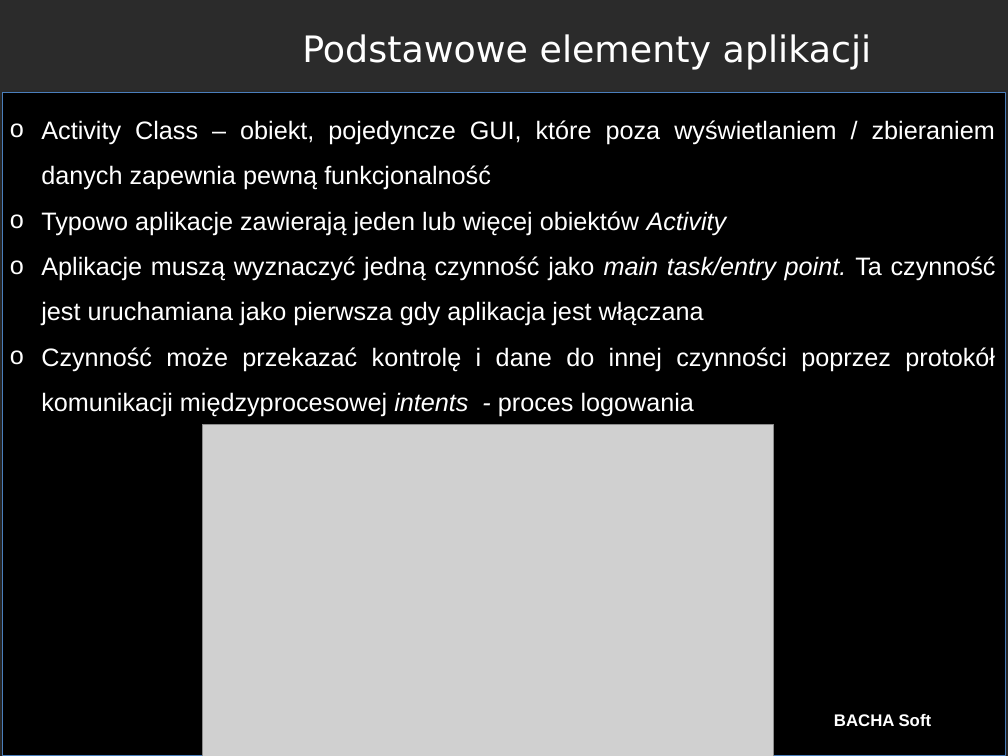
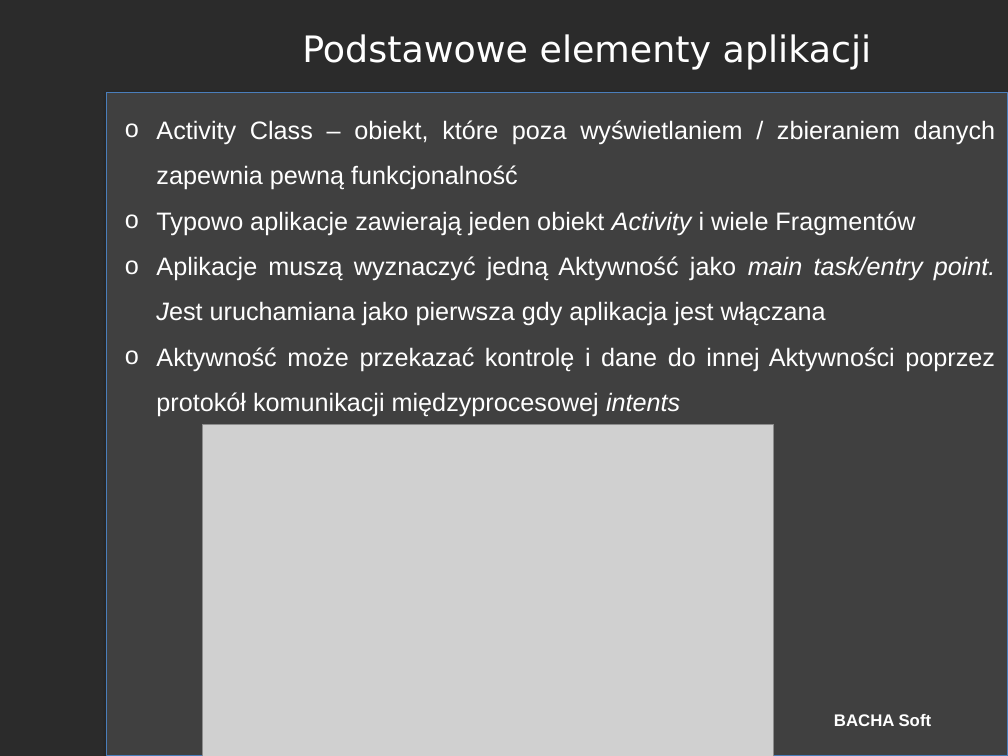
Before and after one commit to RafLew84/PUM, a slide deck: slide 7 of 2023-2024/Wyk/Wyklad1.pptx (slide 4 before the commit). Drawn at 1008x756 pixels with LibreOffice and Linux fonts; fonts in the diff are those of the drawing; grey boxes stand for pictures; background and template pictures are left out; a plain dark background stands for a picture behind light text. Boxes give left, top, right and bottom in pixels: in the first picture for what was removed or moved away, otherwise in the second. Text is boxed around its words. In the diff, an @@ line names an element or a change of style, - is before the commit and + after.

```diff
--- a/2023-2024/Wyk/Wyklad1.pptx
+++ b/2023-2024/Wyk/Wyklad1.pptx
@@ rectangle: place and size @@
-rectangle at (2, 93, 1005, 756)
+rectangle at (107, 93, 1008, 756)
@@ rectangle at (107, 93, 1008, 756): fill #000000 to #404040 @@
@@ text at (156, 120, 996, 417): text changed @@
-o Activity Class – obiekt, pojedyncze GUI, które poza wyświetlaniem / zbieraniem danych zapewnia pewną funkcjonalność
-o Typowo aplikacje zawierają jeden lub więcej obiektów Activity
-o Aplikacje muszą wyznaczyć jedną czynność jako main task/entry point. Ta czynność jest uruchamiana jako pierwsza gdy aplikacja jest włączana
-o Czynność może przekazać kontrolę i dane do innej czynności poprzez protokół komunikacji międzyprocesowej intents - proces logowania
+o Activity Class – obiekt, które poza wyświetlaniem / zbieraniem danych zapewnia pewną funkcjonalność
+o Typowo aplikacje zawierają jeden obiekt Activity i wiele Fragmentów
+o Aplikacje muszą wyznaczyć jedną Aktywność jako main task/entry point. Jest uruchamiana jako pierwsza gdy aplikacja jest włączana
+o Aktywność może przekazać kontrolę i dane do innej Aktywności poprzez protokół komunikacji międzyprocesowej intents
```
Also in this commit, not shown: 14 other slides changed, 7 slides added, 6 slides removed.
